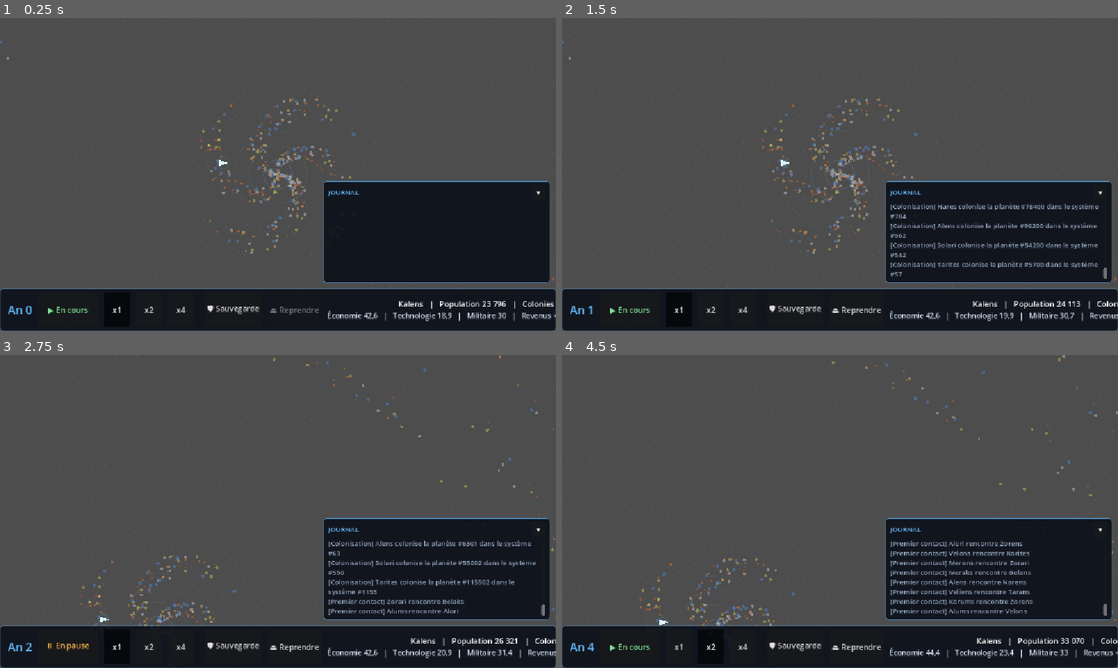
Above: before the commit, frames 1-4 (two rows, left to right).
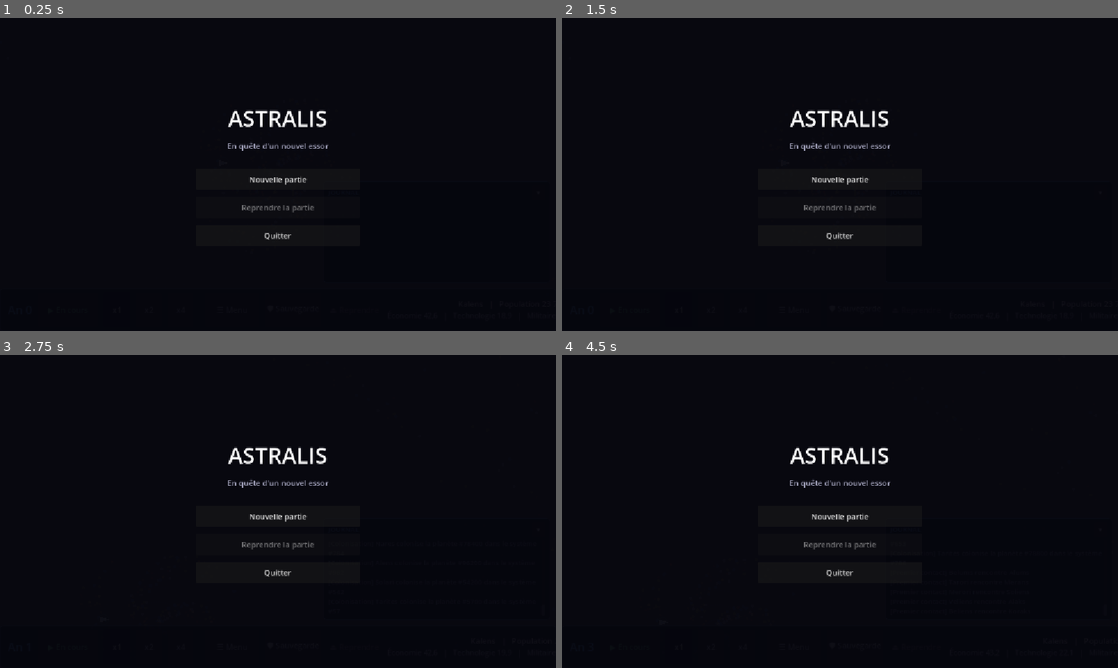
Above: after the commit, the same moments.

Repository: koromerzhin/astralis
Game: Godot game, scene res://scenes/main/Main.tscn
The game is run twice, just before and just after one commit, with the same random seed, the same clock (stepped at 60 frames per second) and the same inputs.
Inputs (mouse positions are in pixels of both pictures, inside the frame that each line leads up to):
- Up to frame 1 (0.25 s): no input
- Up to frame 2 (1.5 s): click "🛡 Sauvegarde" (after the commit: "Nouvelle partie") at 0.5 s; click (840, 180) at 1.25 s, where only the run after the commit has a clickable "Nouvelle partie"
- Up to frame 3 (2.75 s): tap Enter at 2 s; move the mouse to (400, 495) at 2.02 s; hold D from 2.03 s (still down); hold Z from 2.03 s (still down); click (400, 495) at 2.17 s; tap Space at 2.27 s
- Up to frame 4 (4.5 s): release D at 2.75 s; release Z at 2.75 s; click "⏸ En pause" (after the commit: "▶ En cours") at 2.75 s; click "x1" at 3.5 s; click "x2" at 4.25 s

The runs differ from the first frame. In frame 1, 75% of the frame differs, in the area x 0-100%, y 0-100%; in frame 2, 77%; in frame 3, 77%; in frame 4, 77%.

Commit message:
feat: Implement main menu with game control options and HUD integration

Diff:
--- a/scripts/core/main.gd
+++ b/scripts/core/main.gd
@@ -4,6 +4,8 @@
 const SAVE_PATH := "user://astralis_save.dat"
 
 var galaxy_generator := GalaxyGenerator.new()
+var main_menu: MainMenu
+var _simulation_was_running := false
 var stars: Array[Dictionary] = []
 var galaxy_camera_position := Vector2.ZERO
 var galaxy_camera_zoom := Vector2.ONE
@@ -318,7 +320,22 @@
 	hud.log_toggled.connect(_resize_info_panels)
 	hud.save_requested.connect(_on_save_requested)
 	hud.load_requested.connect(_on_load_requested)
+	hud.menu_requested.connect(_on_hud_menu_requested)
 	get_viewport().size_changed.connect(_resize_info_panels)
+
+	main_menu = MainMenu.new()
+	main_menu.new_game_requested.connect(_on_menu_new_game)
+	main_menu.continue_requested.connect(_on_menu_continue)
+	main_menu.resume_requested.connect(_on_menu_resume)
+	main_menu.save_requested.connect(_on_menu_save)
+	main_menu.main_menu_requested.connect(_on_menu_main_menu)
+	main_menu.quit_requested.connect(_on_menu_quit)
+
+	$UI.add_child(main_menu)
+
+	main_menu.show_boot(
+		FileAccess.file_exists(SAVE_PATH)
+	)
 
 func _on_star_selected(star: Dictionary) -> void:
 	var star_id: int = int(star["id"])
@@ -579,6 +596,9 @@
 	$Galaxy.queue_redraw()
 
 func _unhandled_input(event: InputEvent) -> void:
+	if main_menu != null and main_menu.visible:
+		return
+
 	if event is InputEventKey:
 		if not event.pressed:
 			return
@@ -1807,6 +1827,48 @@
 			)
 
 
+func _on_hud_menu_requested() -> void:
+	_simulation_was_running = (
+		$SimulationManager.simulation_running
+	)
+
+	$SimulationManager.simulation_running = false
+
+	main_menu.show_pause()
+
+
+func _on_menu_new_game() -> void:
+	get_tree().reload_current_scene()
+
+
+func _on_menu_continue() -> void:
+	if load_game():
+		main_menu.hide()
+
+
+func _on_menu_resume() -> void:
+	main_menu.hide()
+
+	$SimulationManager.simulation_running = (
+		_simulation_was_running
+	)
+
+
+func _on_menu_save() -> void:
+	if save_game():
+		main_menu.refresh_save_state(
+			FileAccess.file_exists(SAVE_PATH)
+		)
+
+
+func _on_menu_main_menu() -> void:
+	get_tree().reload_current_scene()
+
+
+func _on_menu_quit() -> void:
+	get_tree().quit()
+
+
 func save_game() -> bool:
 	var payload := {
 		"version": 1,
--- a/scripts/ui/hud.gd
+++ b/scripts/ui/hud.gd
@@ -5,6 +5,7 @@
 signal log_toggled
 signal save_requested
 signal load_requested
+signal menu_requested
 
 const LOG_WIDTH := 470.0
 const LOG_HEIGHT := 210.0
@@ -28,6 +29,7 @@
 var _pause_button: Button
 var _save_button: Button
 var _load_button: Button
+var _menu_button: Button
 var _identity_label: Label
 var _resources_label: Label
 var _log_panel: Panel
@@ -171,6 +173,17 @@
 	spacer.mouse_filter = Control.MOUSE_FILTER_IGNORE
 
 	row.add_child(spacer)
+
+	_menu_button = Button.new()
+	_menu_button.text = "☰ Menu"
+	_menu_button.focus_mode = Control.FOCUS_NONE
+	_menu_button.custom_minimum_size = Vector2(112, 36)
+	_menu_button.pressed.connect(
+		func() -> void:
+			menu_requested.emit()
+	)
+
+	row.add_child(_menu_button)
 
 	_save_button = Button.new()
 	_save_button.text = "🛡 Sauvegarde"
--- /dev/null
+++ b/scripts/ui/main_menu.gd
@@ -0,0 +1,169 @@
+extends Control
+
+class_name MainMenu
+
+signal new_game_requested
+signal continue_requested
+signal resume_requested
+signal save_requested
+signal main_menu_requested
+signal quit_requested
+
+var new_game_button: Button
+var continue_button: Button
+var resume_button: Button
+var save_button: Button
+var main_menu_button: Button
+var quit_button: Button
+var title_label: Label
+var subtitle_label: Label
+var _overlay: ColorRect
+
+func _init() -> void:
+	mouse_filter = Control.MOUSE_FILTER_STOP
+	set_anchors_preset(Control.PRESET_FULL_RECT)
+
+	_overlay = ColorRect.new()
+	_overlay.color = Color(0.02, 0.02, 0.05, 0.96)
+	_overlay.mouse_filter = Control.MOUSE_FILTER_STOP
+	_overlay.set_anchors_preset(Control.PRESET_FULL_RECT)
+	add_child(_overlay)
+
+	var center := CenterContainer.new()
+
+	center.mouse_filter = Control.MOUSE_FILTER_IGNORE
+	center.set_anchors_preset(Control.PRESET_FULL_RECT)
+	add_child(center)
+
+	var box := VBoxContainer.new()
+
+	box.custom_minimum_size = Vector2(340, 0)
+	box.add_theme_constant_override("separation", 14)
+	box.alignment = BoxContainer.ALIGNMENT_CENTER
+	box.mouse_filter = Control.MOUSE_FILTER_IGNORE
+	center.add_child(box)
+
+	title_label = Label.new()
+	title_label.text = "ASTRA LIS"
+	title_label.add_theme_font_size_override("font_size", 46)
+	title_label.horizontal_alignment = HORIZONTAL_ALIGNMENT_CENTER
+	box.add_child(title_label)
+
+	subtitle_label = Label.new()
+	subtitle_label.add_theme_font_size_override("font_size", 16)
+	subtitle_label.add_theme_color_override(
+		"font_color",
+		Color(0.65, 0.65, 0.75)
+	)
+	subtitle_label.horizontal_alignment = HORIZONTAL_ALIGNMENT_CENTER
+	box.add_child(subtitle_label)
+
+	box.add_child(
+		_make_spacer()
+	)
+
+	new_game_button = _make_button("Nouvelle partie")
+	new_game_button.pressed.connect(
+		func() -> void:
+			new_game_requested.emit()
+	)
+	box.add_child(new_game_button)
+
+	continue_button = _make_button("Reprendre la partie")
+	continue_button.pressed.connect(
+		func() -> void:
+			continue_requested.emit()
+	)
+	box.add_child(continue_button)
+
+	resume_button = _make_button("Reprendre")
+	resume_button.pressed.connect(
+		func() -> void:
+			resume_requested.emit()
+	)
+	box.add_child(resume_button)
+
+	save_button = _make_button("Sauvegarder")
+	save_button.pressed.connect(
+		func() -> void:
+			save_requested.emit()
+	)
+	box.add_child(save_button)
+
+	main_menu_button = _make_button("Menu principal")
+	main_menu_button.pressed.connect(
+		func() -> void:
+			main_menu_requested.emit()
+	)
+	box.add_child(main_menu_button)
+
+	quit_button = _make_button("Quitter")
+	quit_button.pressed.connect(
+		func() -> void:
+			quit_requested.emit()
+	)
+	box.add_child(quit_button)
+
+
+func _make_button(text: String) -> Button:
+	var button := Button.new()
+
+	button.text = text
+	button.focus_mode = Control.FOCUS_NONE
+	button.custom_minimum_size = Vector2(0, 44)
+	return button
+
+
+func _make_spacer() -> Control:
+	var spacer := Control.new()
+
+	spacer.custom_minimum_size = Vector2(0, 8)
+	spacer.mouse_filter = Control.MOUSE_FILTER_IGNORE
+	return spacer
+
+
+func show_boot(has_save: bool) -> void:
+	title_label.text = "ASTRALIS"
+	subtitle_label.text = "En quête d'un nouvel essor"
+
+	new_game_button.visible = true
+	continue_button.visible = true
+	resume_button.visible = false
+	save_button.visible = false
+	main_menu_button.visible = false
+	quit_button.visible = true
+
+	refresh_save_state(has_save)
+
+	visible = true
+
+
+func show_pause() -> void:
+	title_label.text = "MENU"
+	subtitle_label.text = ""
+
+	new_game_button.visible = false
+	continue_button.visible = false
+	resume_button.visible = true
+	save_button.visible = true
+	main_menu_button.visible = true
+	quit_button.visible = true
+
+	visible = true
+
+
+func refresh_save_state(has_save: bool) -> void:
+	continue_button.disabled = not has_save
+
+
+func _unhandled_input(event: InputEvent) -> void:
+	if not visible:
+		return
+
+	if event is InputEventKey:
+		if not event.pressed:
+			return
+
+		if event.keycode == KEY_ESCAPE:
+			if resume_button.visible:
+				resume_requested.emit()
Not shown, added: scripts/ui/main_menu.gd.uid
